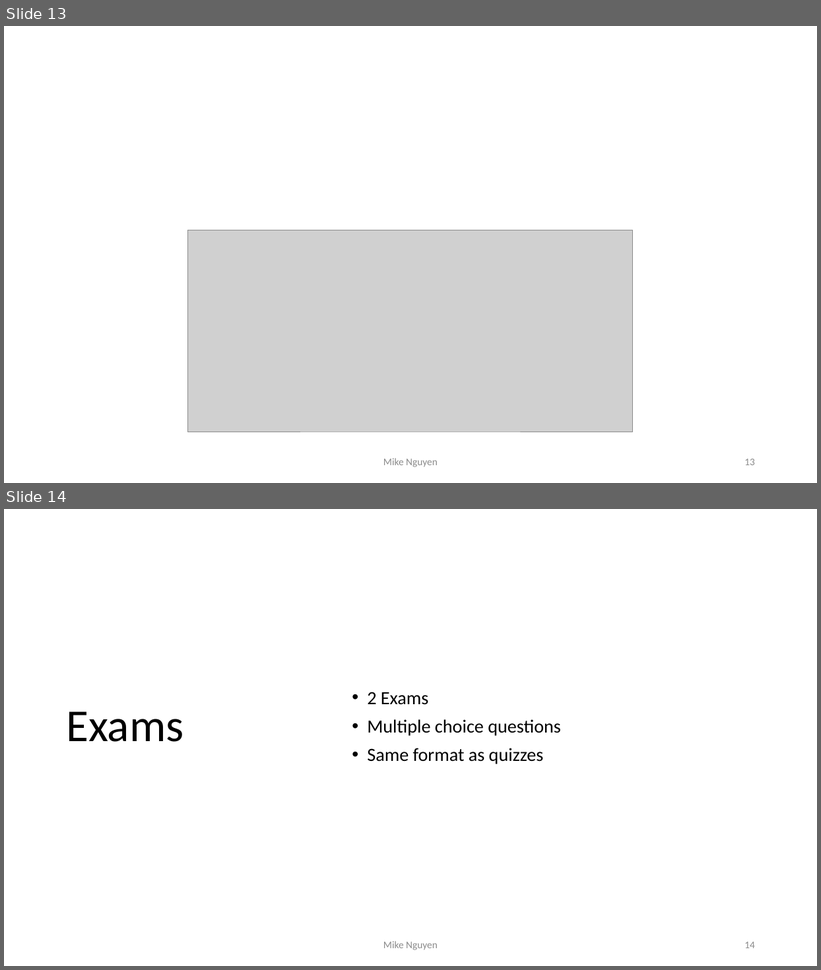
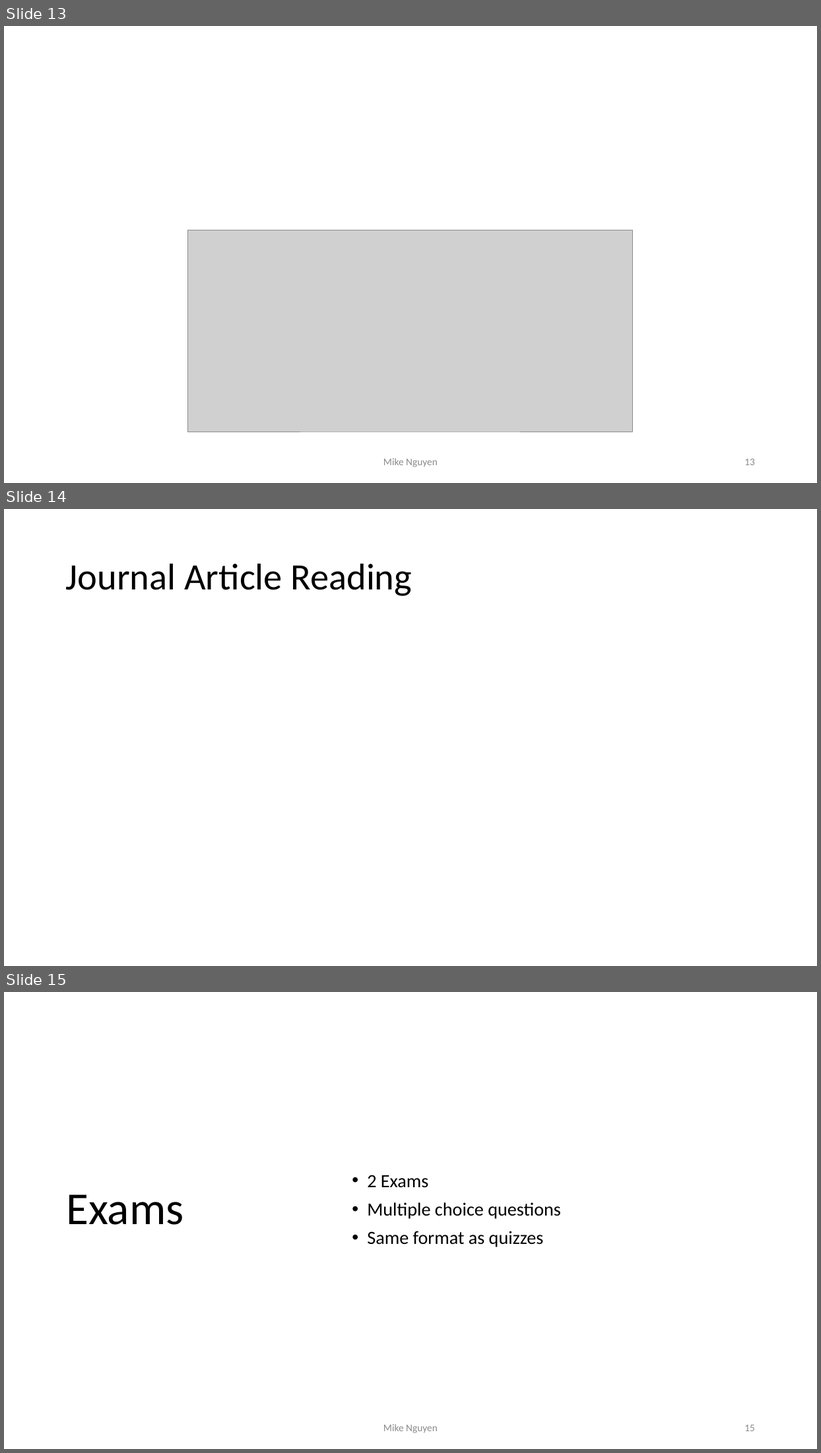
Before and after one commit to mikenguyen13/brand_F22, a slide deck: lecture/1/01.pptx. Shown one above the other, each under a label of ours: slides 13 and 14 before the commit, slides 13, 14 and 15 after it. The pictures are 821x970 and 821x1453 pixels, drawn with LibreOffice and Linux fonts; fonts in the diff are those of the drawing; grey boxes stand for pictures. Boxes give left, top, right and bottom in pixels: in the first picture for what was removed or moved away, otherwise in the second. Text is boxed around its words. In the diff, an @@ line names an element or a change of style, - is before the commit and + after.

```diff
--- a/lecture/1/01.pptx
+++ b/lecture/1/01.pptx
@@ slide 14 added at [4, 509, 817, 966], background #FFFFFF @@
@@ title added at [66, 563, 413, 596], 44 pt, text #000000 @@
+Journal Article Reading
@@ what was slide 14 is now slide 15 @@
@@ page number at [745, 1425, 755, 1432]: text changed @@
-14
+15
```
Also in this commit, not shown: 9 other files.
